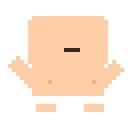
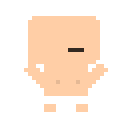
Comparing the layer stacks of the two 128x128 images. Changes:
removed layer "Layer 3" over [64,48,68,52]
painted on "Layer 1" over [8,16,124,112]
